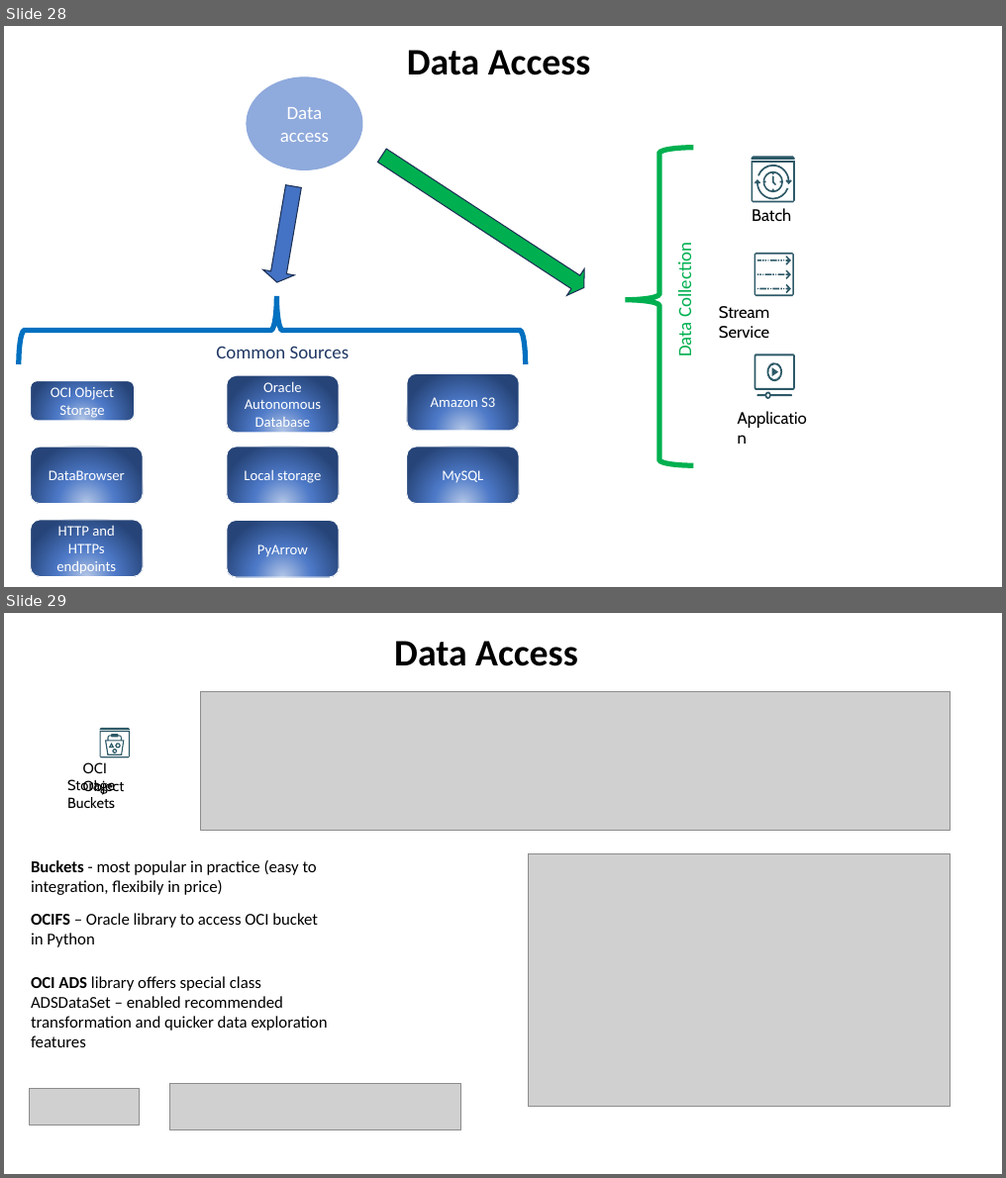
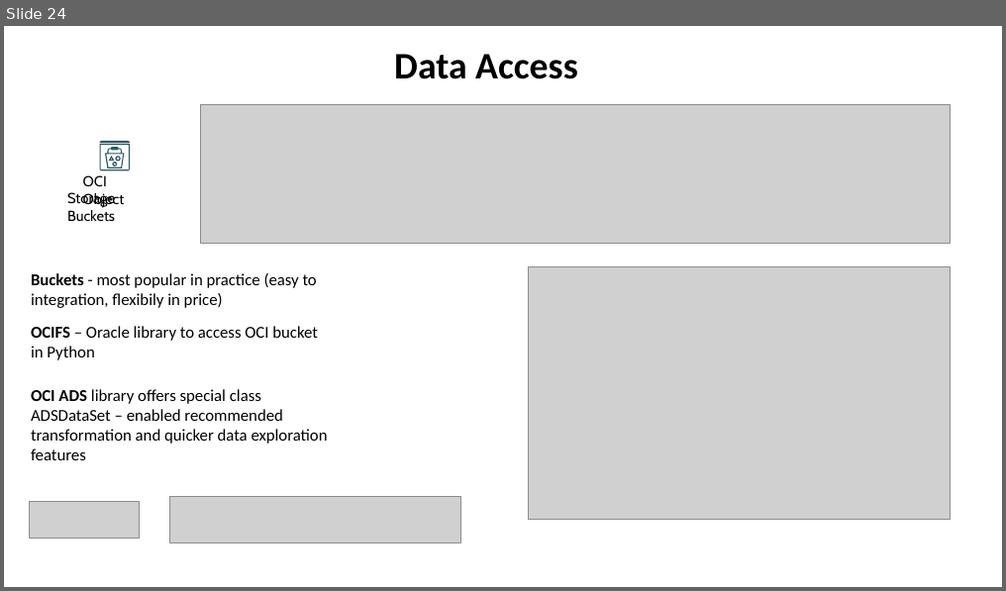
Before and after one commit to zizu1985/UKOUG_Discover_2026, a slide deck: What_Shapes_Prices_In_Airbnb_OCI_ADS.pptx. Shown one above the other, each under a label of ours: slides 28 and 29 before the commit, slide 24 after it. The pictures are 1006x1178 and 1006x591 pixels, drawn with LibreOffice and Linux fonts; fonts in the diff are those of the drawing; grey boxes stand for pictures. Boxes give left, top, right and bottom in pixels: in the first picture for what was removed or moved away, otherwise in the second. Text is boxed around its words. In the diff, an @@ line names an element or a change of style, - is before the commit and + after.

```diff
--- a/What_Shapes_Prices_In_Airbnb_OCI_ADS.pptx
+++ b/What_Shapes_Prices_In_Airbnb_OCI_ADS.pptx
@@ slide 28 removed at [4,26,1002,587], background #FFFFFF @@
@@ title removed at [407,50,591,76] @@
-Data Access
@@ ellipse removed at [247,77,362,171] @@
-Data access
@@ right arrow removed at [373,142,593,301] @@
@@ left brace removed at [626,148,693,466] @@
@@ right arrow removed at [261,183,309,284] @@
@@ group removed at [750,155,796,222]: 8 freeform shapes, 1 text @@
-Batch
@@ text removed at [673,249,696,356] @@
-Data Collection
@@ left brace removed at [19,296,526,365] @@
@@ group removed at [719,252,795,339]: 28 freeform shapes, 1 text @@
-Stream Service
@@ text removed at [216,346,350,359] @@
-Common Sources
@@ rounded rectangle removed at [30,380,135,421] @@
-OCI Object Storage
@@ rounded rectangle removed at [227,375,339,433] @@
-Oracle Autonomous Database
@@ rounded rectangle removed at [407,374,519,431] @@
-Amazon S3
@@ group removed at [731,353,816,437]: 7 freeform shapes, 1 text @@
-Application
@@ rounded rectangle removed at [30,447,143,503] @@
-DataBrowser
@@ rounded rectangle removed at [227,447,339,503] @@
-Local storage
@@ rounded rectangle removed at [407,447,519,503] @@
-MySQL
@@ rounded rectangle removed at [30,520,143,577] @@
-HTTP and HTTPs endpoints
@@ rounded rectangle removed at [227,521,339,577] @@
-PyArrow
@@ what was slide 29 is now slide 24 @@
```
Also in this commit, not shown: 1 slide changed, 7 other slides removed.
